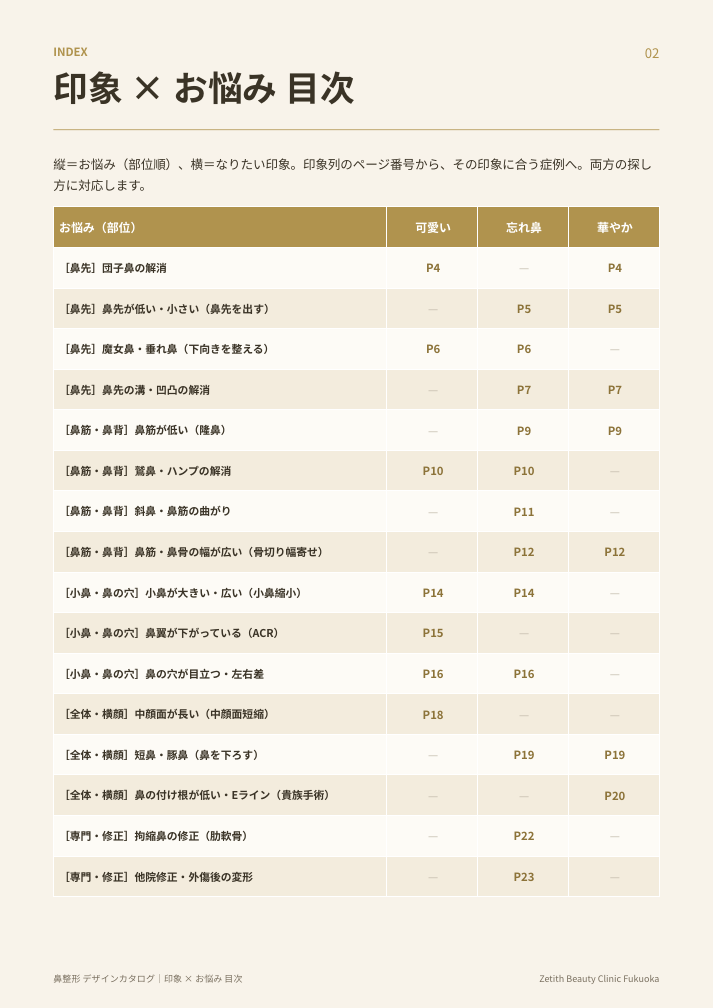
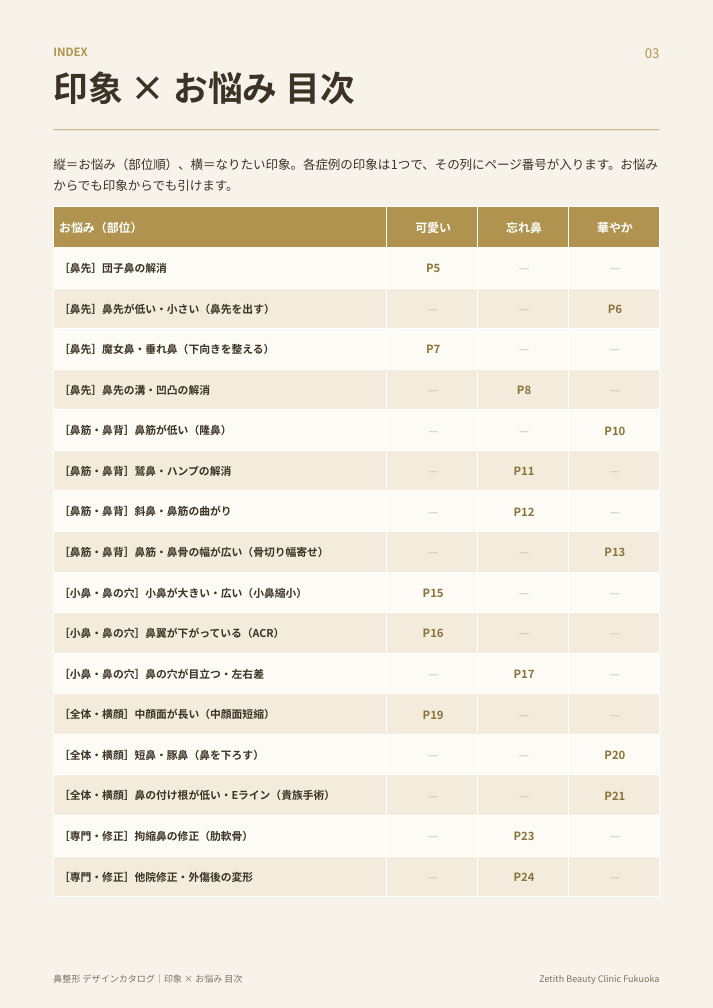
Before and after one commit to hidekkobonba/nosejob, a slide deck: slide 4 of 鼻整形_デザインカタログ.pptx (slide 3 before the commit). Drawn at 713x1008 pixels with LibreOffice and Linux fonts; fonts in the diff are those of the drawing. Boxes give left, top, right and bottom in pixels: in the first picture for what was removed or moved away, otherwise in the second. Text is boxed around its words. In the diff, an @@ line names an element or a change of style, - is before the commit and + after.

```diff
--- a/鼻整形_デザインカタログ.pptx
+++ b/鼻整形_デザインカタログ.pptx
@@ text at (53, 158, 658, 191): text changed @@
-縦＝お悩み（部位順）、横＝なりたい印象。印象列のページ番号から、その印象に合う症例へ。両方の探し方に対応します。
+縦＝お悩み（部位順）、横＝なりたい印象。各症例の印象は1つで、その列にページ番号が入ります。お悩みからでも印象からでも引けます。
@@ table at (53, 207, 659, 897) @@
-row 2, column 2: P4
+row 2, column 2: P5
-row 2, column 4: P4
+row 2, column 4: —
-row 3, column 3: P5
+row 3, column 3: —
-row 3, column 4: P5
+row 3, column 4: P6
-row 4, column 2: P6
+row 4, column 2: P7
-row 4, column 3: P6
+row 4, column 3: —
-row 5, column 3: P7
+row 5, column 3: P8
-row 5, column 4: P7
+row 5, column 4: —
-row 6, column 3: P9
+row 6, column 3: —
-row 6, column 4: P9
+row 6, column 4: P10
-row 7, column 2: P10
+row 7, column 2: —
-row 7, column 3: P10
+row 7, column 3: P11
-row 8, column 3: P11
+row 8, column 3: P12
-row 9, column 3: P12
+row 9, column 3: —
-row 9, column 4: P12
+row 9, column 4: P13
-row 10, column 2: P14
+row 10, column 2: P15
-row 10, column 3: P14
+row 10, column 3: —
-row 11, column 2: P15
+row 11, column 2: P16
-row 12, column 2: P16
+row 12, column 2: —
-row 12, column 3: P16
+row 12, column 3: P17
-row 13, column 2: P18
+row 13, column 2: P19
-row 14, column 3: P19
+row 14, column 3: —
-row 14, column 4: P19
+row 14, column 4: P20
-row 15, column 4: P20
+row 15, column 4: P21
-row 16, column 3: P22
+row 16, column 3: P23
-row 17, column 3: P23
+row 17, column 3: P24
```
Also in this commit, not shown: 27 other slides changed, 1 slide added.
